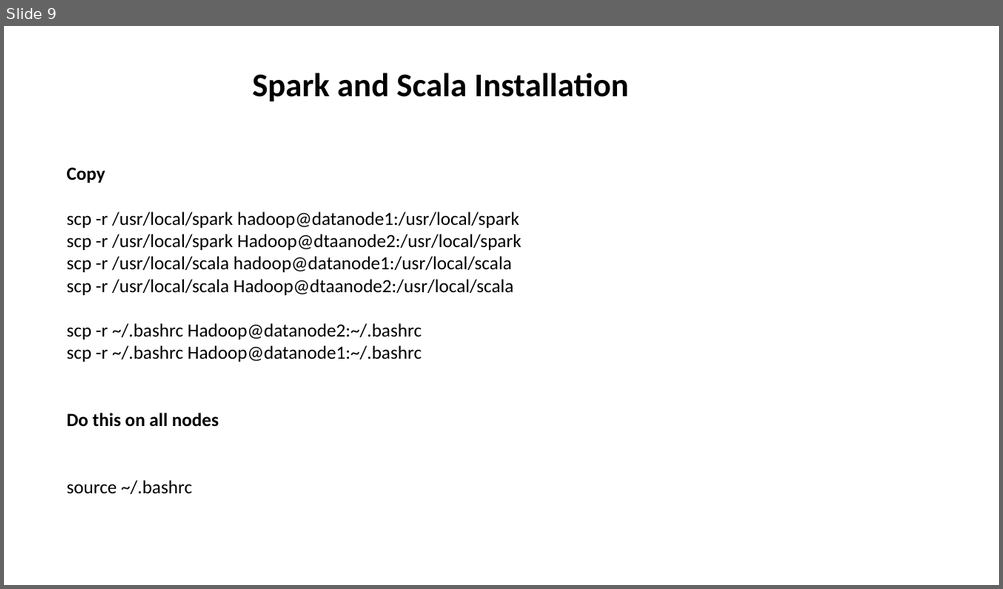
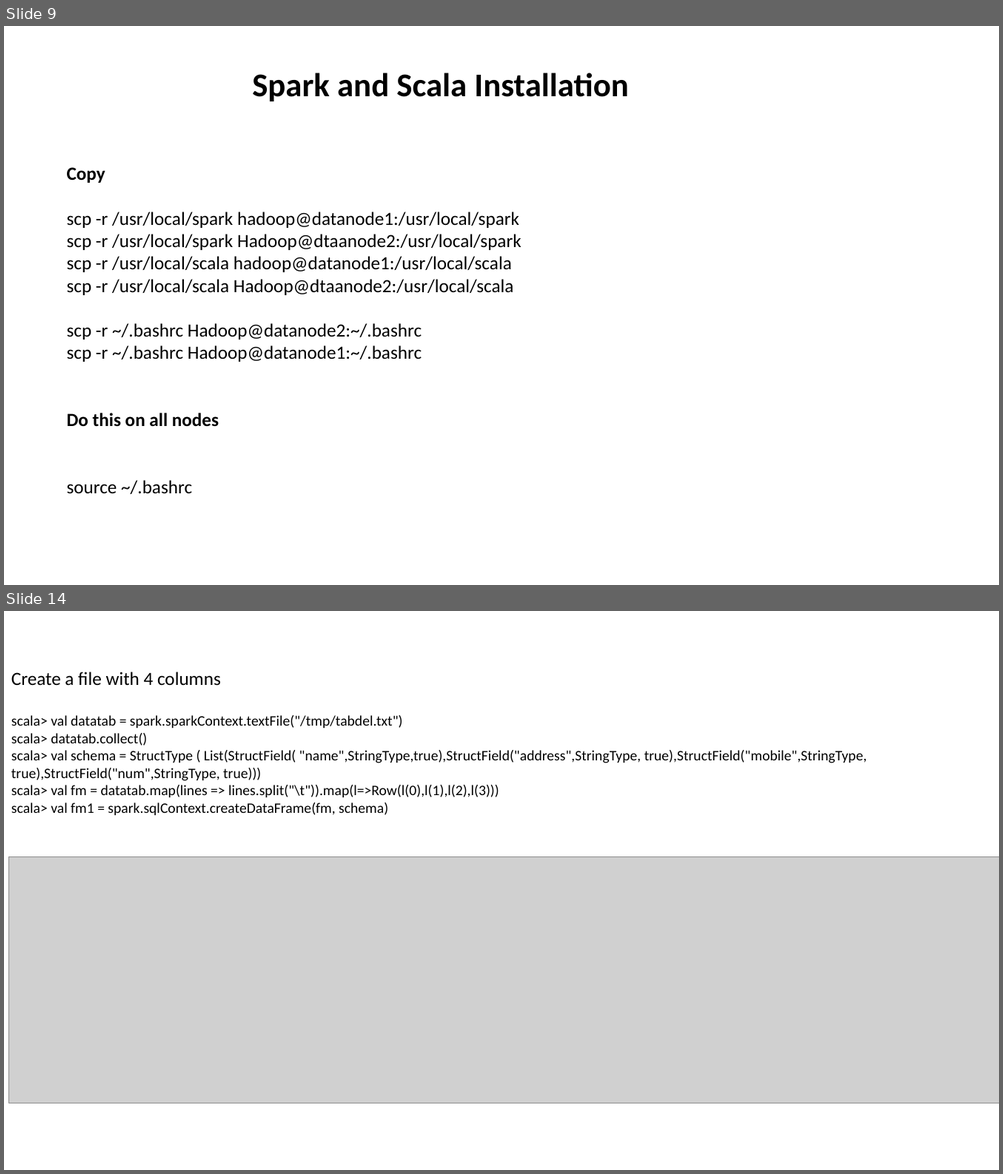
Before and after one commit to aashmishra/Bigdata_ppt, a slide deck: sparkscala.pptx. Shown one above the other, each under a label of ours: slide 9 before the commit, slides 9 and 14 after it; the slides between them are not shown. The pictures are 1003x589 and 1003x1174 pixels, drawn with LibreOffice and Linux fonts; fonts in the diff are those of the drawing; grey boxes stand for pictures. Boxes give left, top, right and bottom in pixels: in the first picture for what was removed or moved away, otherwise in the second. Text is boxed around its words. In the diff, an @@ line names an element or a change of style, - is before the commit and + after.

```diff
--- a/sparkscala.pptx
+++ b/sparkscala.pptx
@@ slide 14 added at bbox=[4, 611, 999, 1170], background #FFFFFF @@
@@ text added at bbox=[11, 672, 867, 815], 14 pt, text #000000 @@
+Create a file with 4 columns
+scala> val datatab = spark.sparkContext.textFile("/tmp/tabdel.txt")
+scala> datatab.collect()
+scala> val schema = StructType ( List(StructField( "name",StringType,true),StructField("address",StringType, true),StructField("mobile",StringType, true),StructField("num",StringType, true)))
+scala> val fm = datatab.map(lines => lines.split("\t")).map(l=>Row(l(0),l(1),l(2),l(3)))
+scala> val fm1 = spark.sqlContext.createDataFrame(fm, schema)
@@ picture added at bbox=[9, 857, 999, 1104] @@
```
Also in this commit, not shown: 12 other slides added, 1 slide removed.
